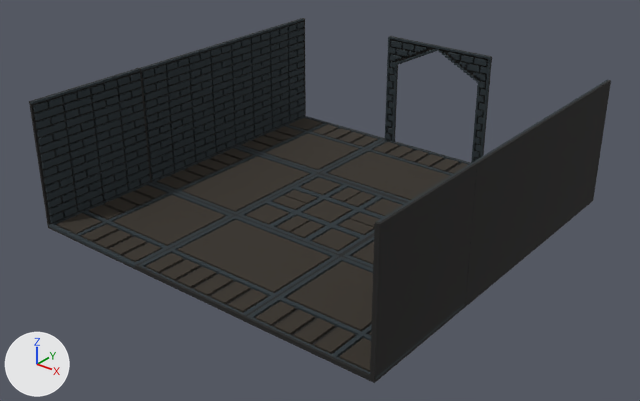
Before and after pictures for a commit that changed the OBJ model Rotten Zone/Assets/Graphic/3d/corridor_point/corridor_point.obj.
Camera for both pictures: a camera (50 mm lens) standing at (24.2, -31.0, 19.7) and looking at (0.3, -1.0, 1.1). Every picture has the same lights, and +X, +Y and +Z are marked at lower left. Where no turn or scale is listed for an object, it has been applied to the vertices. Vertices at the same position are counted once.

In view in the first picture: 'ObjObject.000_ObjObject.005', 'ObjObject.001_ObjObject.019', 'ObjObject.002_ObjObject.019', 'ObjObject.003', 'ObjObject.005_ObjObject.007', 'ObjObject.006', 'ObjObject.007_ObjObject.008', 'ObjObject.009', 'ObjObject.011'.
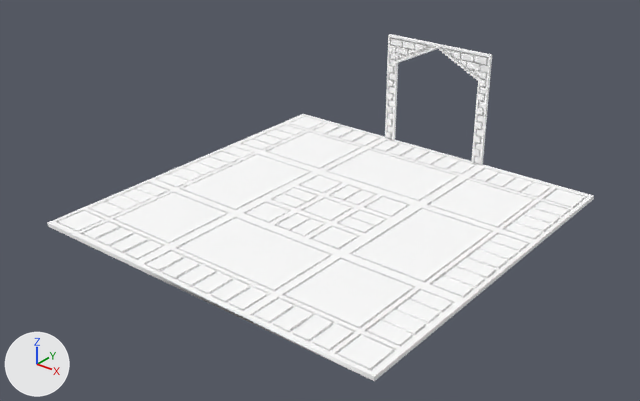
Changed parts and their boxes [x1, y1, x2, y2] in the pictures (640 x 401 px; the box of a moved part takes in the faces that stretch with it):
'ObjObject.009', reshaped (215% wider, 108% taller)
    before: [319, 36, 492, 202]
    after: [47, 34, 594, 381]
'ObjObject.000_ObjObject.005', deleted (black)
    before: [243, 162, 477, 383]
'ObjObject.007_ObjObject.008', deleted (black)
    before: [29, 68, 236, 270]
'ObjObject.001_ObjObject.019', deleted (black)
    before: [141, 41, 319, 215]
'ObjObject.005_ObjObject.007', deleted (black)
    before: [229, 18, 385, 173]
'ObjObject.011', deleted (black)
    before: [136, 215, 340, 320]
'ObjObject.002_ObjObject.019', deleted (black)
    before: [342, 116, 552, 307]
'ObjObject.003', deleted (black)
    before: [238, 174, 407, 255]
'ObjObject.006', deleted (black)
    before: [536, 80, 611, 248]
part 1 of me_objobject_009, added
    after: [47, 144, 537, 381]
part 2 of me_objobject_009, added
    after: [420, 165, 594, 246]
part 3 of me_objobject_009, added
    after: [233, 114, 385, 172]
part 4 of me_objobject_009, moved or reshaped
    before: [319, 36, 492, 202]
    after: [320, 34, 492, 204]
part 5 of me_objobject_009, recoloured
    before: [433, 49, 477, 81]

The change, as a diff of the scene's bpy script:
```diff
--- a/Rotten Zone/Assets/Graphic/3d/corridor_point/corridor_point.obj.py
+++ b/Rotten Zone/Assets/Graphic/3d/corridor_point/corridor_point.obj.py
@@ mat_corridor_gate_1 @@
+mat_corridor_gate_1 = principled_material('corridor_gate_1')
+mat_corridor_gate_1.base_color = (1.0, 1.0, 1.0)  # white #ffffff
+mat_corridor_gate_1.roughness = 1.0
@@ me_objobject_009 @@
-me_objobject_009.from_pydata(...)  # 664 vertices, 1380 faces; spans x -3.21..3.2, y 3.19..9.6, z -0.1..6.3
+me_objobject_009.from_pydata(...)  # 1603 vertices, 3255 faces; spans x -9.6..9.6, y -9.6..9.61, z 0.0..6.4
+# me_objobject_009 part 1: a new loose piece of 687 vertices spanning x -9.6..9.6, y -9.6..3.2, z 0.0..0.2
+# me_objobject_009 part 2: a new loose piece of 126 vertices spanning x 3.2..9.6, y 3.2..9.6, z 0.0..0.2, in mat_bend (white #ffffff)
+# me_objobject_009 part 3: a new loose piece of 126 vertices spanning x -9.6..-3.2, y 3.2..9.6, z 0.0..0.2, in mat_bend_003 (white #ffffff)
+# me_objobject_009 part 4: 546 vertices removed from x -3.21..3.2, y 3.19..9.6, z -0.1..6.3; 546 vertices added at x -3.21..3.21, y 3.19..9.61, z 0.0..6.4
+# me_objobject_009 part 5: 56 faces spanning x -0.31..2.49, y 9.4..9.5, z 4.9..6.2 switch from mat_palette_010 (picture img_corridor_gate_1_png) to mat_corridor_gate_1 (white #ffffff)
+me_objobject_009.materials.append(mat_corridor_point_centrum)  # white #ffffff
+me_objobject_009.materials.append(mat_bend)  # white #ffffff
+me_objobject_009.materials.append(mat_gate_floor)  # white #ffffff
+me_objobject_009.materials.append(mat_bend_001)  # white #ffffff
+me_objobject_009.materials.append(mat_gate_floor_001)  # white #ffffff
+me_objobject_009.materials.append(mat_gate_floor_002)  # white #ffffff
+me_objobject_009.materials.append(mat_bend_002)  # white #ffffff
+me_objobject_009.materials.append(mat_bend_003)  # white #ffffff
@@ ob_objobject_000_objobject_005 @@
-ob_objobject_000_objobject_005 = bpy.data.objects.new('ObjObject.000_ObjObject.005', me_objobject_000_objobject_005)
@@ ob_objobject_001_objobject_019 @@
-ob_objobject_001_objobject_019 = bpy.data.objects.new('ObjObject.001_ObjObject.019', me_objobject_001_objobject_019)
@@ ob_objobject_002_objobject_019 @@
-ob_objobject_002_objobject_019 = bpy.data.objects.new('ObjObject.002_ObjObject.019', me_objobject_002_objobject_019)
@@ ob_objobject_003 @@
-ob_objobject_003 = bpy.data.objects.new('ObjObject.003', me_objobject_003)
@@ ob_objobject_005_objobject_007 @@
-ob_objobject_005_objobject_007 = bpy.data.objects.new('ObjObject.005_ObjObject.007', me_objobject_005_objobject_007)
@@ ob_objobject_006 @@
-ob_objobject_006 = bpy.data.objects.new('ObjObject.006', me_objobject_006)
@@ ob_objobject_007_objobject_008 @@
-ob_objobject_007_objobject_008 = bpy.data.objects.new('ObjObject.007_ObjObject.008', me_objobject_007_objobject_008)
@@ ob_objobject_011 @@
-ob_objobject_011 = bpy.data.objects.new('ObjObject.011', me_objobject_011)
```
